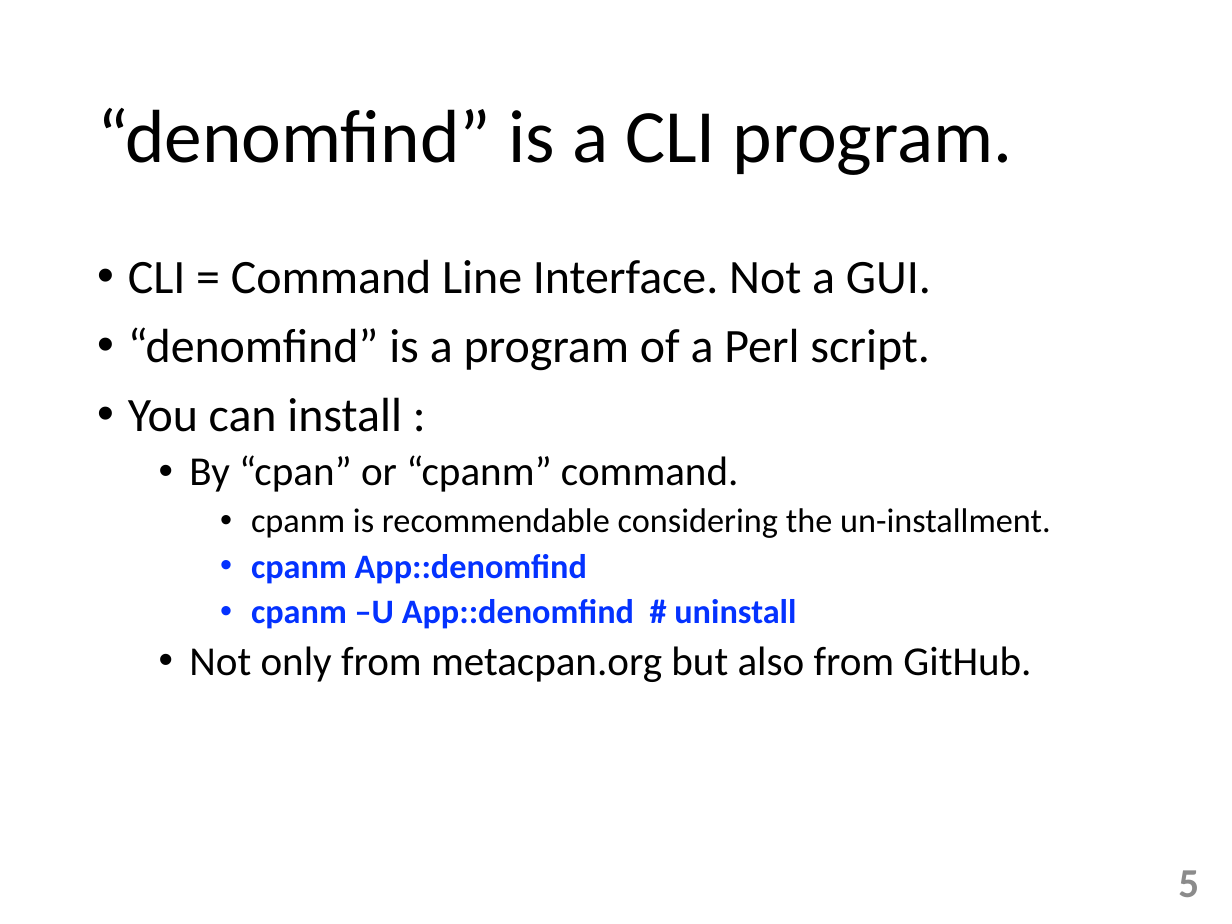
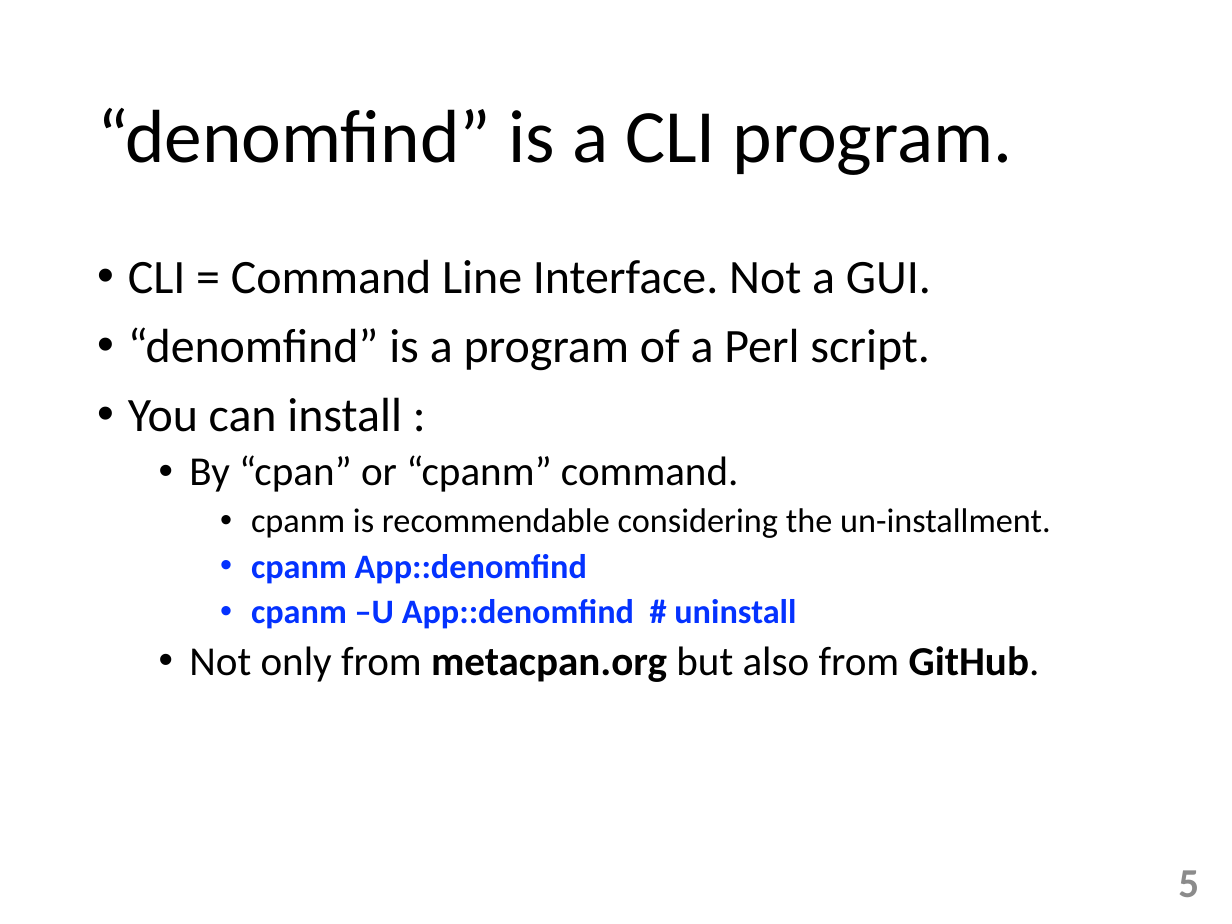
Before and after one commit to tulamili/App-denomfind, a slide deck: slide 5 of docs2/manipulation221022sat.pptx. Drawn at 1232x924 pixels with LibreOffice and Linux fonts; fonts in the diff are those of the drawing. Boxes give left, top, right and bottom in pixels: in the first picture for what was removed or moved away, otherwise in the second. Text is boxed around its words. In the diff, an @@ line names an element or a change of style, - is before the commit and + after.

```diff
--- a/docs2/manipulation221022sat.pptx
+++ b/docs2/manipulation221022sat.pptx
@@ text at (189,646,1040,682): bold on in "metacpan.org GitHub." @@
```
Also in this commit, not shown: 1 other slide changed.
